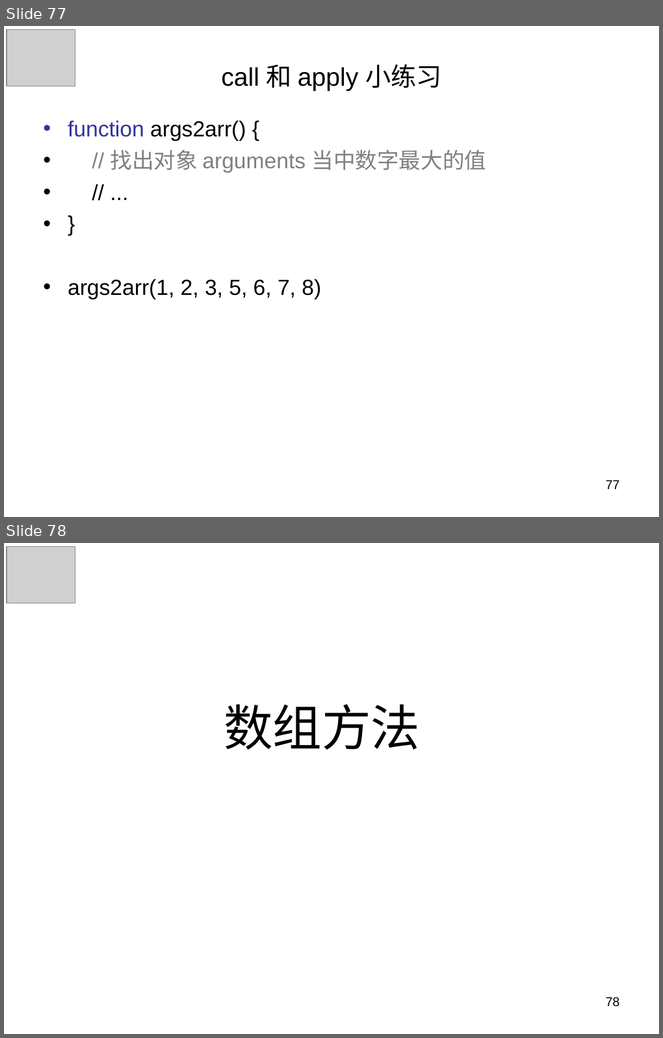
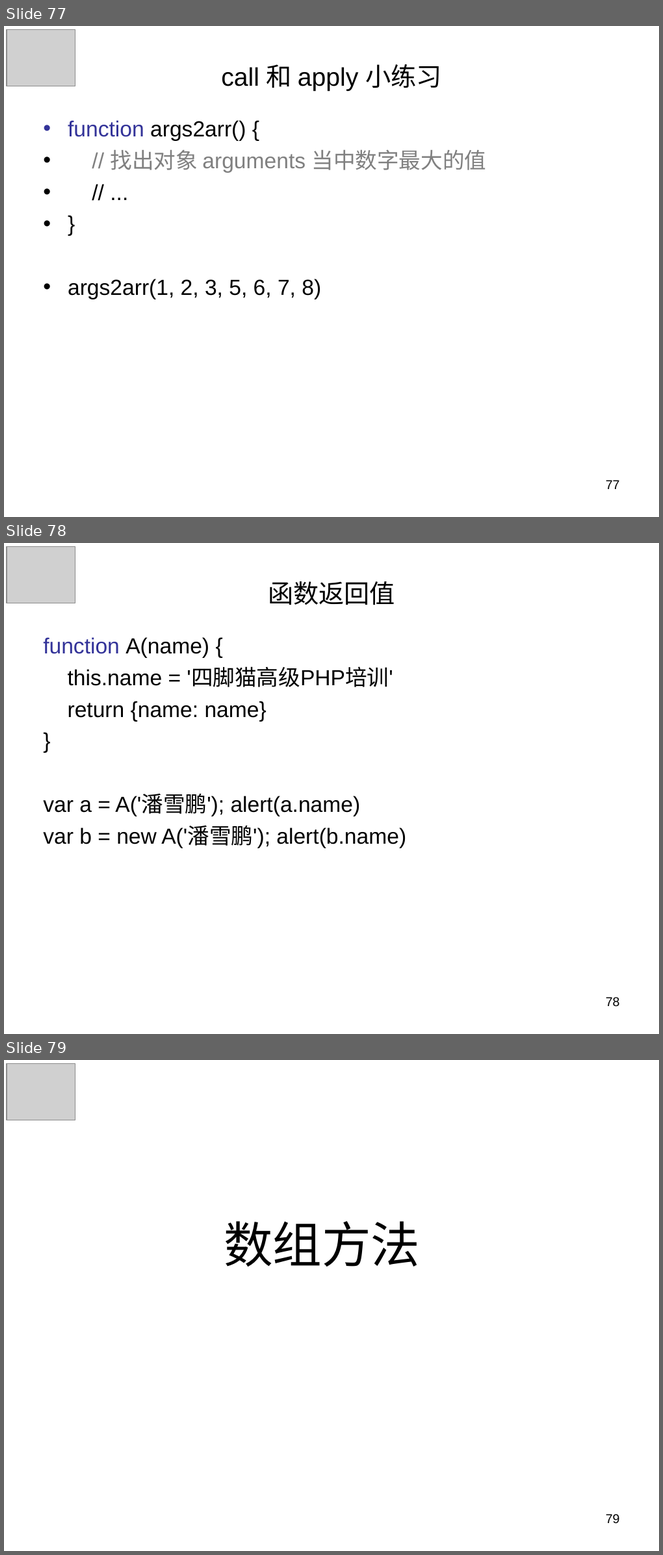
Before and after one commit to panxuepeng/javascript, a slide deck: ppt/第一天课程.ppt. Shown one above the other, each under a label of ours: slides 77 and 78 before the commit, slides 77, 78 and 79 after it. The pictures are 663x1038 and 663x1555 pixels, drawn with LibreOffice and Linux fonts; fonts in the diff are those of the drawing; grey boxes stand for pictures. Boxes give left, top, right and bottom in pixels: in the first picture for what was removed or moved away, otherwise in the second. Text is boxed around its words. In the diff, an @@ line names an element or a change of style, - is before the commit and + after.

```diff
--- a/ppt/第一天课程.ppt
+++ b/ppt/第一天课程.ppt
@@ slide 78 added at (4, 543, 659, 1034), background #FFFFFF @@
@@ picture added at (7, 546, 76, 603) @@
@@ title added at (268, 581, 395, 605), 28 pt, text #000000 @@
+函数返回值
@@ text added at (43, 637, 406, 849), 24 pt, text #000000 @@
+function A(name) {
+this.name = '四脚猫高级PHP培训'
+return {name: name}
+}
+var a = A('潘雪鹏'); alert(a.name)
+var b = new A('潘雪鹏'); alert(b.name)
@@ page number added at (606, 997, 620, 1007), 14 pt, text #000000 @@
+78
@@ what was slide 78 is now slide 79 @@
@@ page number at (606, 1514, 620, 1524): text changed @@
-78
+79
```
Also in this commit, not shown: 1 slide changed, 17 other files.
